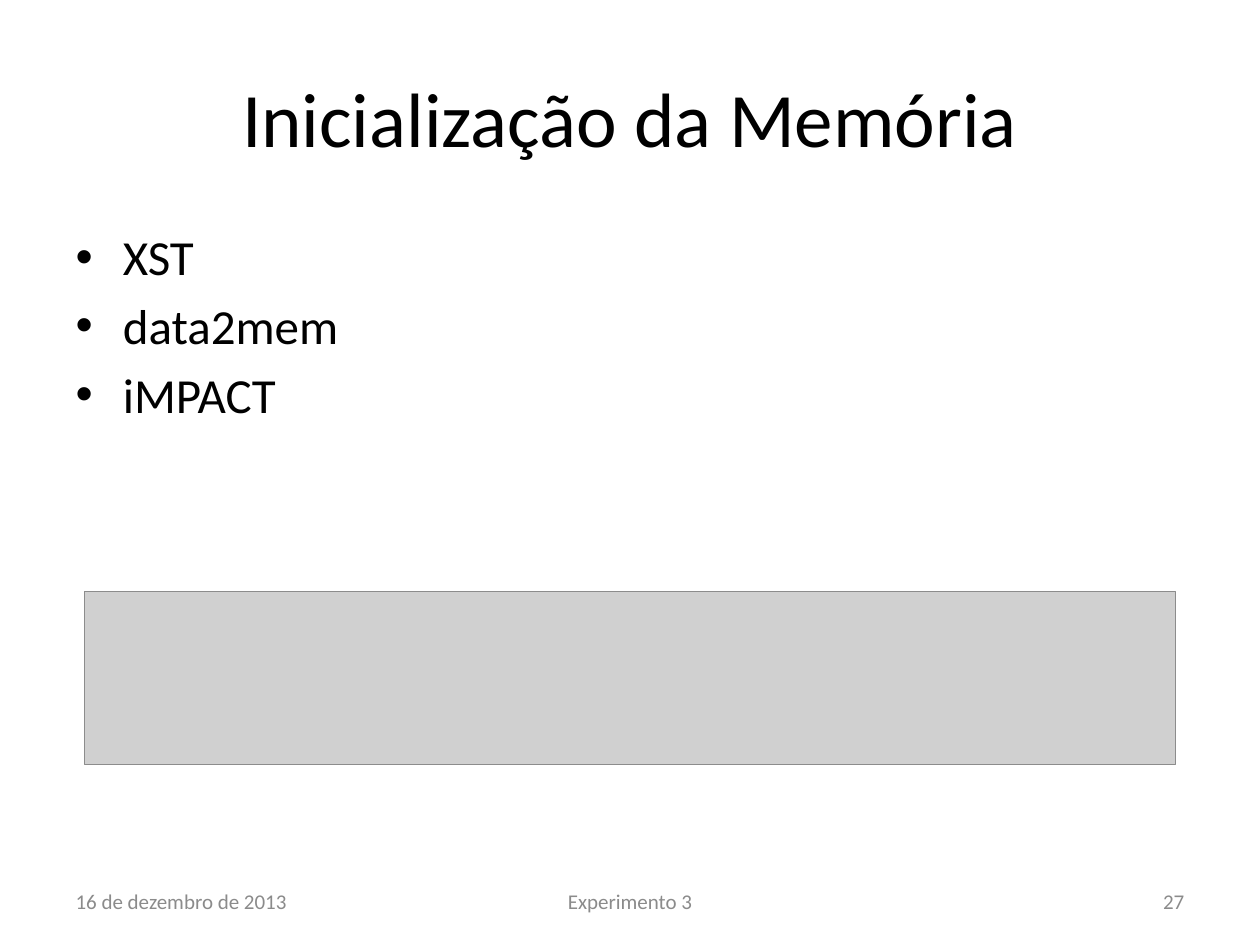
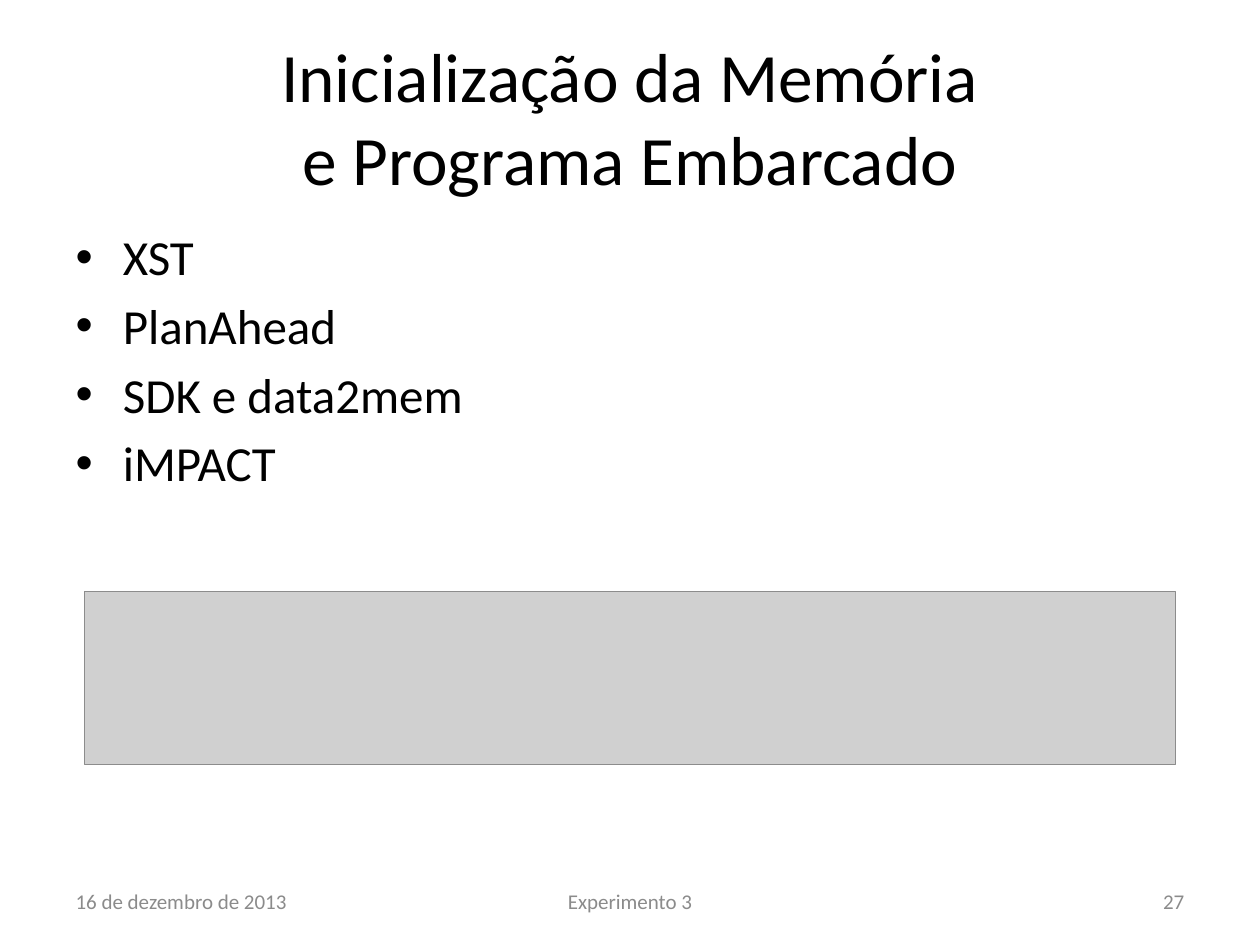
Before and after one commit to lsoliveira459/tg2, a slide deck: slide 27 of Apresentação/Estudo e Implementação de Reconfiguração Dinâmica.pptx. Drawn at 1260x945 pixels with LibreOffice and Linux fonts; fonts in the diff are those of the drawing; grey boxes stand for pictures; background and template pictures are left out. Boxes give left, top, right and bottom in pixels: in the first picture for what was removed or moved away, otherwise in the second. Text is boxed around its words. In the diff, an @@ line names an element or a change of style, - is before the commit and + after.

Commit message:
update apresentação

```diff
--- a/Apresentação/Estudo e Implementação de Reconfiguração Dinâmica.pptx
+++ b/Apresentação/Estudo e Implementação de Reconfiguração Dinâmica.pptx
@@ title at box(281, 54, 978, 197): text changed; size 44 to 39.6 pt @@
-Inicialização da Memória
+Inicialização da Memória
+e Programa Embarcado
@@ text at box(123, 310, 462, 414): text changed @@
-• data2mem
+• PlanAhead
+• SDK e data2mem
```
